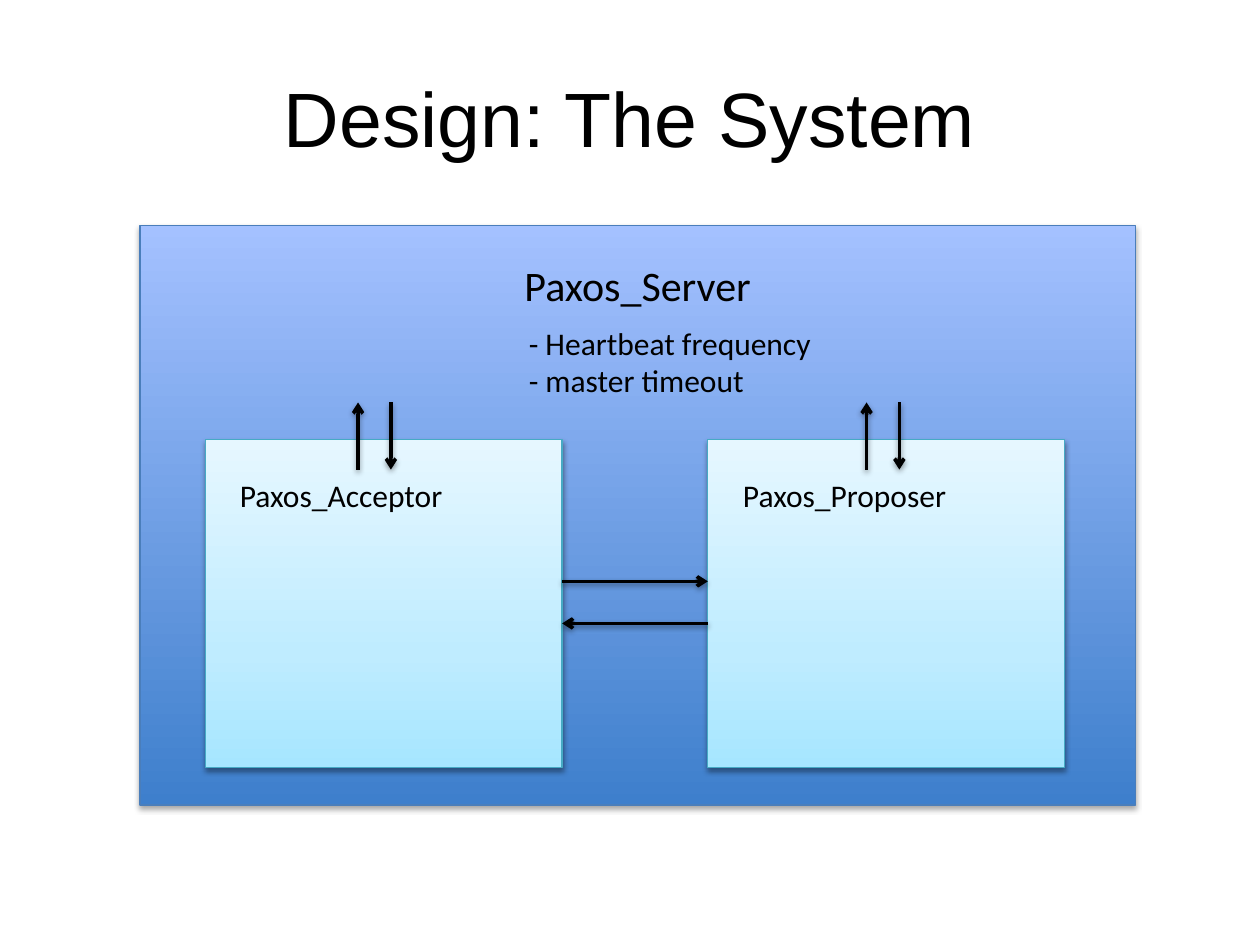
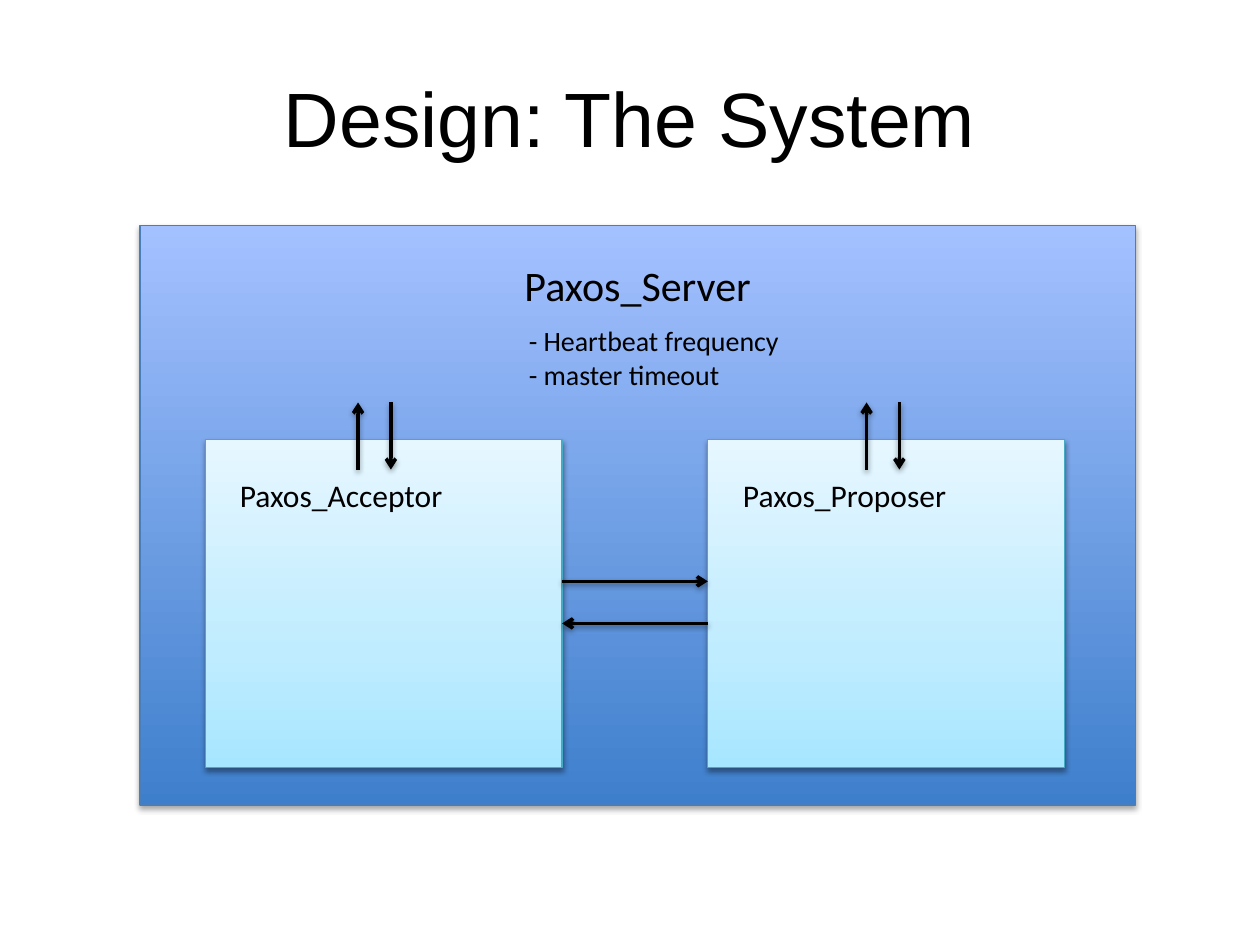
Before and after one commit to rdadolf/autopaxos, a slide deck: slide 6 of report/Presentation.pptx. Drawn at 1260x945 pixels with LibreOffice and Linux fonts; fonts in the diff are those of the drawing. Boxes give left, top, right and bottom in pixels: in the first picture for what was removed or moved away, otherwise in the second. Text is boxed around its words. In the diff, an @@ line names an element or a change of style, - is before the commit and + after.

```diff
--- a/report/Presentation.pptx
+++ b/report/Presentation.pptx
@@ text "- Heartbeat frequency" at (544,331,779,386): size 18 to 16 pt @@
```
Also in this commit, not shown: 2 other slides changed, 3 other files.
